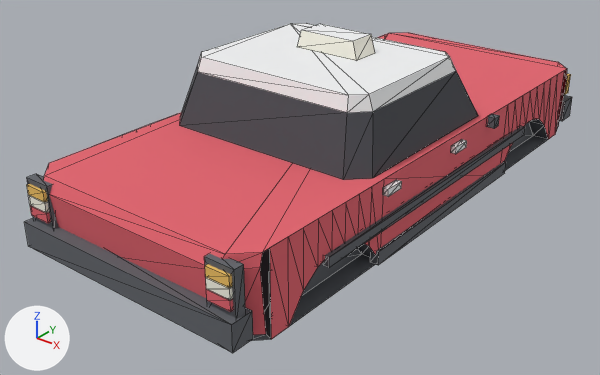
A saved change to the glTF model game/assets/authored/vehicles/taxi_body.glb.
One viewpoint serves both versions: a 50 mm camera at (3.37, -4.75, 2.55) aimed at (-0.1, -0.41, -0.14). Every picture has the same lights, and +X, +Y and +Z are marked at lower left. The first picture is the older version. Mesh edges are drawn as thin lines. Vertices at exactly the same position are counted once.

The first picture shows 'taxi_body'.
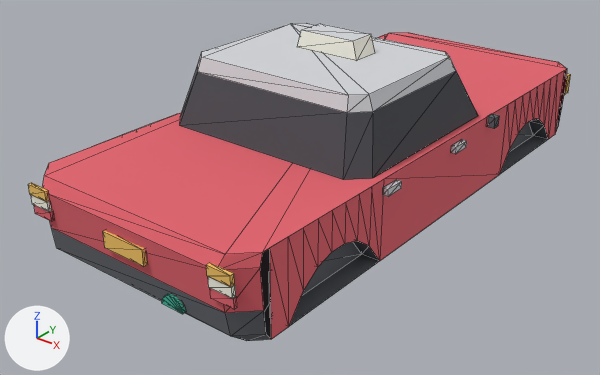
Where the change shows, as pixel boxes (x1, y1, x2, y2) in the pictures (600 x 375 px; the box of a moved part takes in the faces that stretch with it):
'taxi_body', reshaped
    before: (24, 23, 572, 353)
    after: (28, 23, 571, 341)
part 1 of me_taxi_body, added
    after: (103, 230, 148, 266)
part 2 of me_taxi_body, added
    after: (28, 183, 49, 202)
part 3 of me_taxi_body, added
    after: (31, 195, 52, 212)
part 4 of me_taxi_body, added
    after: (34, 205, 55, 222)
part 5 of me_taxi_body, added
    after: (206, 263, 235, 287)
part 6 of me_taxi_body, added
    after: (208, 277, 236, 298)
part 7 of me_taxi_body, added
    after: (210, 288, 237, 309)
part 8 of me_taxi_body, added
    after: (162, 294, 186, 314)
part 9 of me_taxi_body, deleted
    before: (27, 126, 525, 318)
part 10 of me_taxi_body, moved or reshaped (mostly hidden afterwards)
    before: (557, 76, 572, 126)
    after: (557, 76, 567, 126)
part 11 of me_taxi_body, moved or reshaped
    before: (24, 195, 266, 353)
    after: (47, 194, 266, 336)
part 12 of me_taxi_body, recoloured (white to light grey)
    both: (198, 23, 467, 197)

Edits to the bpy script that builds the scene:
```text
Change me_taxi_body:
    used by ob_taxi_body; location = (0.0, 0.0, 0.0)
    remove me_taxi_body.from_pydata(...)  # 412 vertices, 596 faces; spans x -0.96..0.96, y -2.21..2.23, z -0.2..0.99
    add me_taxi_body.from_pydata(...)  # 380 vertices, 556 faces; spans x -0.96..0.96, y -2.16..2.17, z -0.2..0.99
    me_taxi_body part 1: a new loose piece, a box spanning x -0.17..0.17, y -2.154..-2.124, z 0.105..0.215, in mat_taxi_body_material
    me_taxi_body part 2: a new loose piece, a box spanning x -0.855..-0.685, y -2.165..-2.138, z 0.249..0.317, in mat_taxi_body_material
    me_taxi_body part 3: a new loose piece, a box spanning x -0.855..-0.685, y -2.158..-2.133, z 0.176..0.244, in mat_taxi_body_material
    me_taxi_body part 4: a new loose piece, a box spanning x -0.855..-0.685, y -2.148..-2.123, z 0.103..0.171, in mat_taxi_body_material
    me_taxi_body part 5: a new loose piece, a box spanning x 0.685..0.855, y -2.165..-2.138, z 0.249..0.317, in mat_taxi_body_material
    me_taxi_body part 6: a new loose piece, a box spanning x 0.685..0.855, y -2.158..-2.133, z 0.176..0.244, in mat_taxi_body_material
    me_taxi_body part 7: a new loose piece, a box spanning x 0.685..0.855, y -2.148..-2.123, z 0.103..0.171, in mat_taxi_body_material
    me_taxi_body part 8: a new loose piece of 16 vertices spanning x 0.25..0.43, y -2.12..-2.09, z -0.12..-0.04, in mat_taxi_body_material
    me_taxi_body part 9: 17 loose pieces with 136 vertices, spanning x -0.93..0.93, y -2.17..2.23, z -0.2..0.35, are deleted
    me_taxi_body part 10
    8 vertices are removed from x -0.89..0.89, y 2.05..2.21, z -0.12..0.06
    18 faces are deleted
    4 vertices are added at (-0.76, 2.11, 0.02), (0.76, 2.11, 0.02), (0.9, 1.97, 0.02), (-0.9, 1.97, 0.02)
    12 new faces join them
    me_taxi_body part 11
    8 vertices are removed from x -0.89..0.89, y -2.21..-2.05, z -0.12..0.06
    18 faces are deleted
    4 vertices are added at (0.9, -1.97, 0.02), (0.76, -2.11, 0.02), (-0.76, -2.11, 0.02), (-0.9, -1.97, 0.02)
    12 new faces join them
    me_taxi_body part 12: 72 kept faces spanning x -0.94..0.94, y -0.87..0.38, z 0.28..0.99 get new vertex colours; the middle colour goes from white #f2f3f4 to light grey #d4d6da
    other edits to the shape of me_taxi_body do not show in these pictures
```
